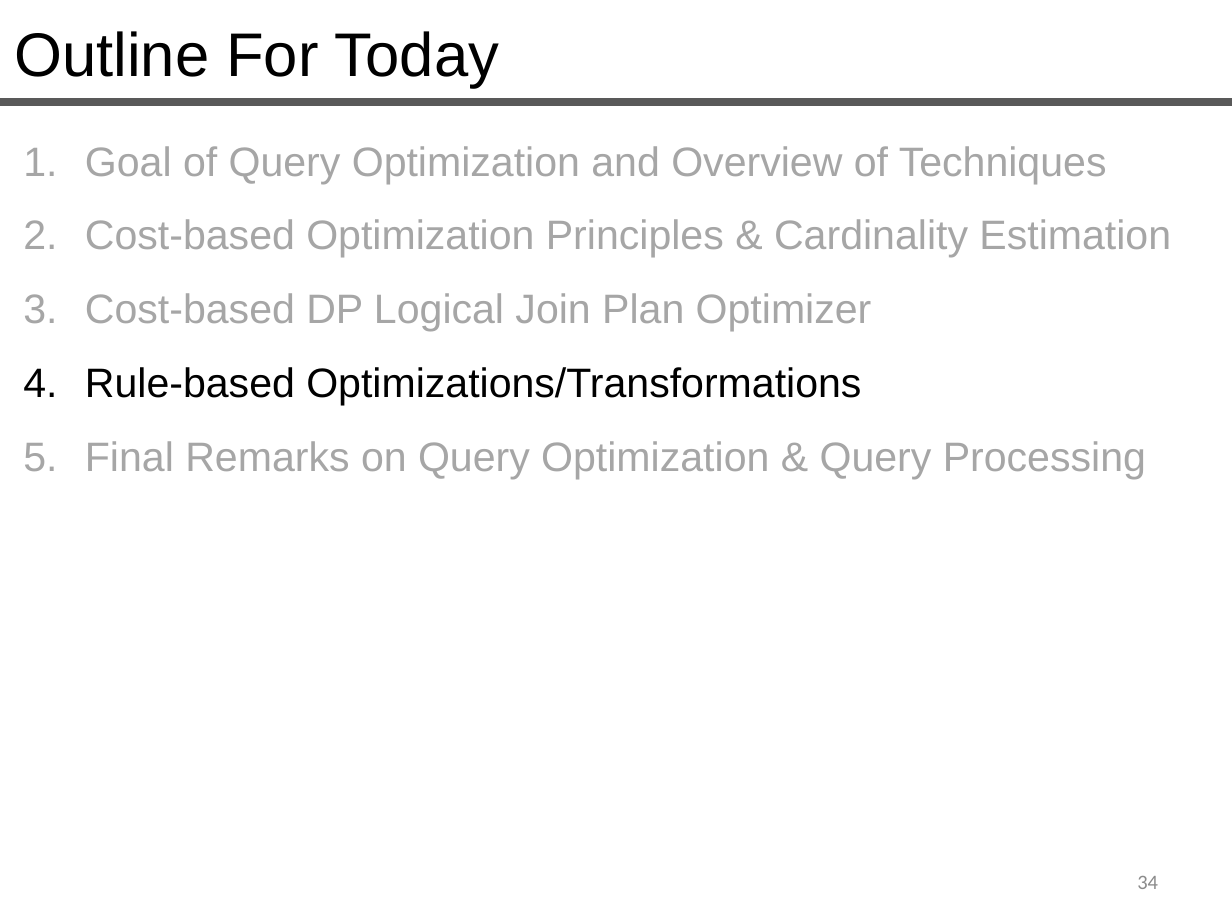
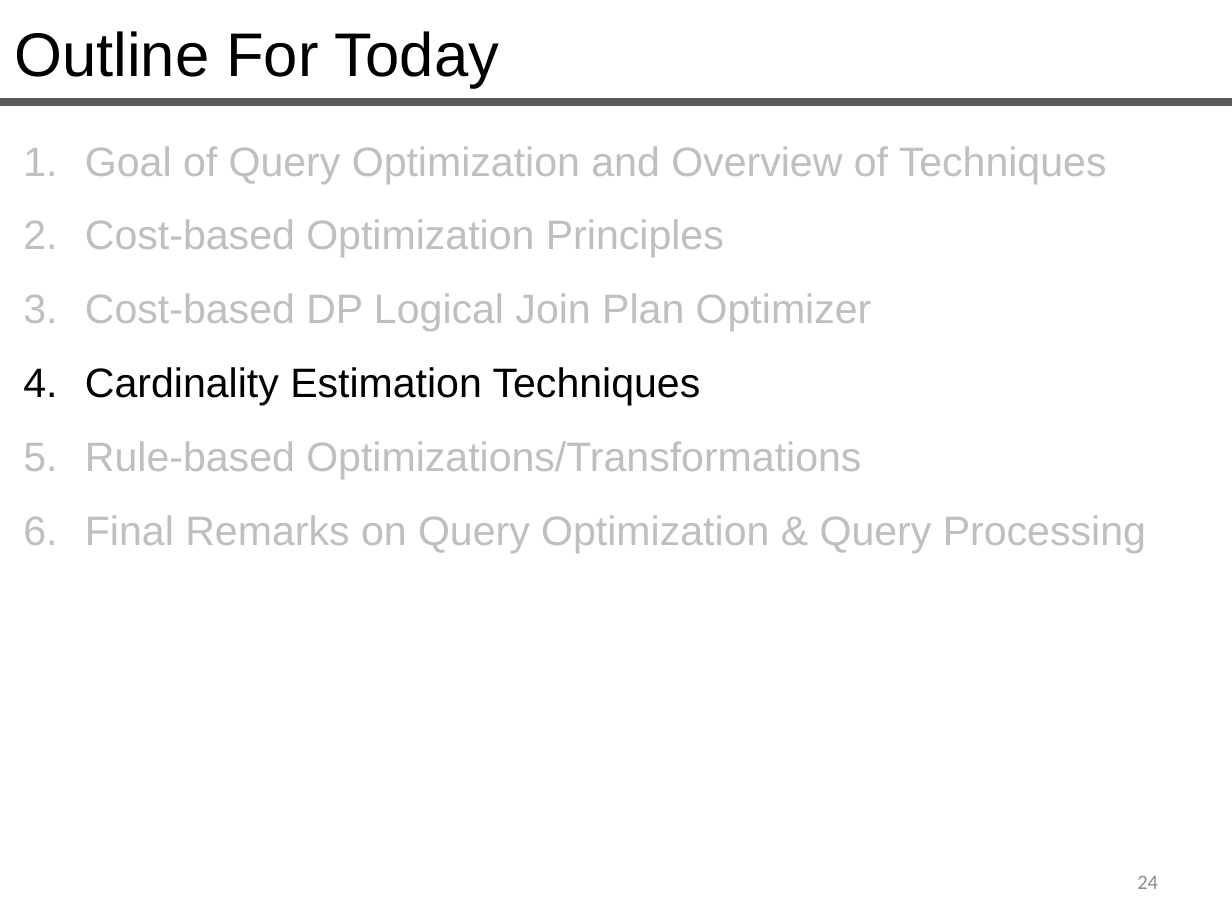
Before and after one commit to queryproc/slides, a slide deck: slide 24 of 15-16-query-optimization.pptx (slide 34 before the commit). Drawn at 1232x924 pixels with LibreOffice and Linux fonts; fonts in the diff are those of the drawing. Boxes give left, top, right and bottom in pixels: in the first picture for what was removed or moved away, otherwise in the second. Text is boxed around its words. In the diff, an @@ line names an element or a change of style, - is before the commit and + after.

Commit message:
updated query optimization

```diff
--- a/15-16-query-optimization.pptx
+++ b/15-16-query-optimization.pptx
@@ text at <box>85,146,1146,553</box>: text colour #A6A6A6 to #BFBFBF in "Goal of Query Optimization and Overview of ...", "Cost-based DP Logical Join Plan Optimizer", "Final Remarks on Query Optimization & Query ..."; text colour #000000 to #BFBFBF in "Rule-based Optimizations/Transformations" @@
@@ text at <box>85,219,724,257</box>: text changed; text colour #A6A6A6 to #BFBFBF @@
-2. Cost-based Optimization Principles & Cardinality Estimation
+2. Cost-based Optimization Principles
@@ text at <box>85,367,701,406</box>: paragraph added @@
+4. Cardinality Estimation Techniques
@@ page number at <box>1137,876,1158,889</box>: text changed @@
-34
+24
```
Also in this commit, not shown: 8 other slides changed, 4 slides added, 1 slide removed, 1 other file.
